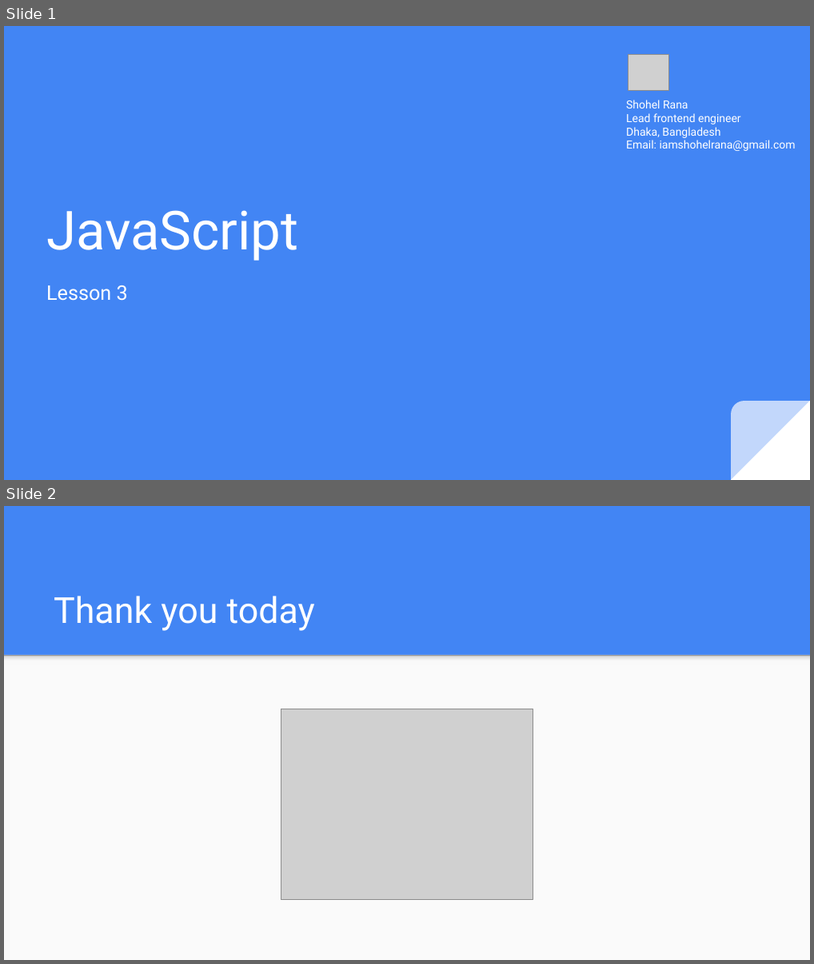
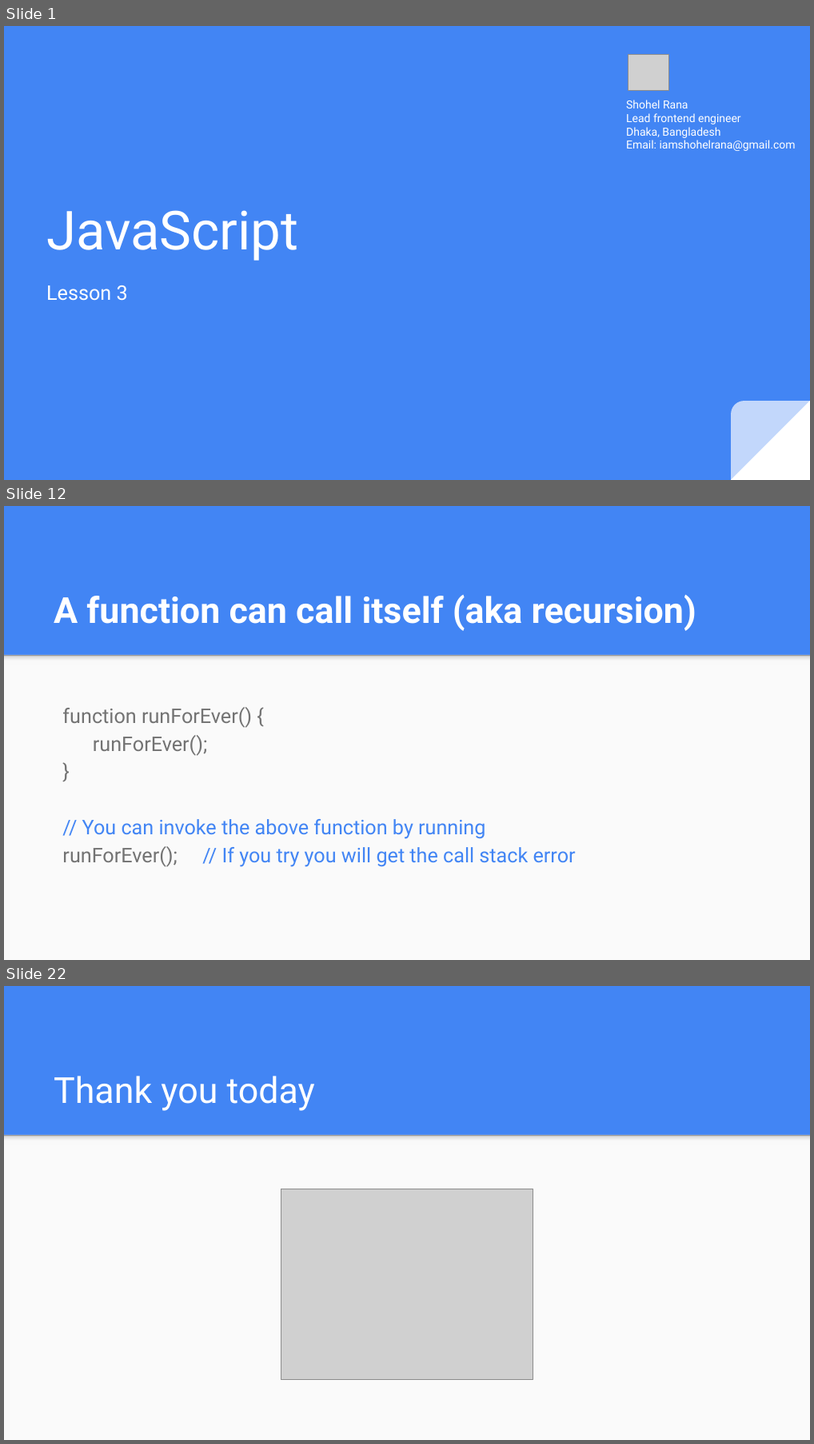
Before and after one commit to mdshohelrana/the-road-to-javascript, a slide deck: Class Content/Day 3/JavaScript Lesson 3.pptx. Shown one above the other, each under a label of ours: slides 1 and 2 before the commit, slides 1, 12 and 22 after it; the slides between them are not shown. The pictures are 814x964 and 814x1444 pixels, drawn with LibreOffice and Linux fonts; fonts in the diff are those of the drawing; grey boxes stand for pictures. Boxes give left, top, right and bottom in pixels: in the first picture for what was removed or moved away, otherwise in the second. Text is boxed around its words. In the diff, an @@ line names an element or a change of style, - is before the commit and + after.

```diff
--- a/Class Content/Day 3/JavaScript Lesson 3.pptx
+++ b/Class Content/Day 3/JavaScript Lesson 3.pptx
@@ slide 12 added at bbox=[4, 506, 810, 960], background #4285F4; not listed: 2 template elements that a slide beside it also shows @@
@@ title added at bbox=[54, 595, 697, 631], 32 pt, text #FFFFFF, bold @@
+A function can call itself (aka recursion)
@@ text added at bbox=[62, 707, 576, 867], 18 pt, text #4285F4 @@
+function runForEver() {
+runForEver();
+}
+// You can invoke the above function by running
+runForEver(); // If you try you will get the call stack error
@@ what was slide 2 is now slide 22 @@
```
Also in this commit, not shown: 19 other slides added, 1 other file.
